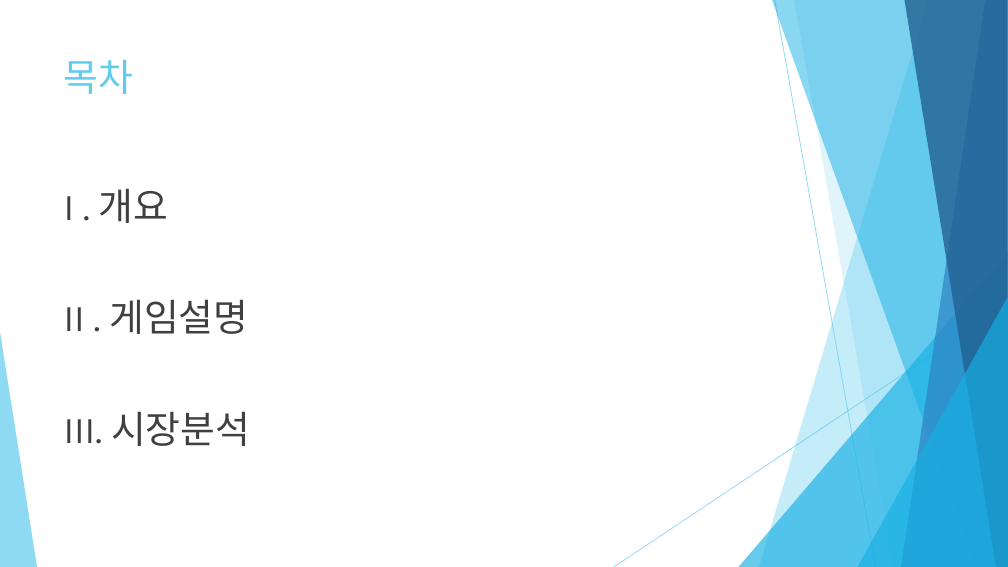
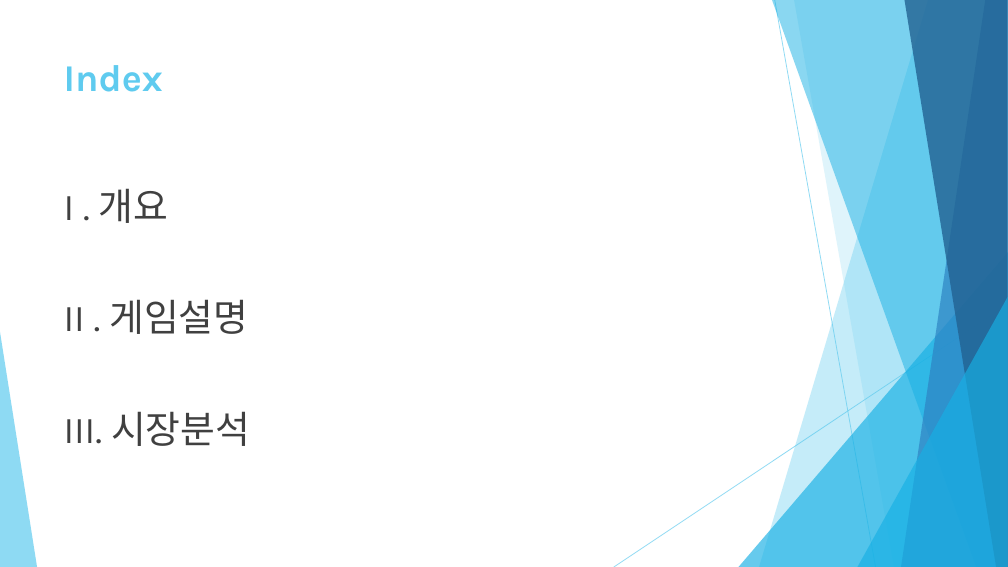
Before and after one commit to healjoo/smallprecious, a slide deck: slide 2 of 코딩교육용 퍼즐게임 제안서.pptx. Drawn at 1008x567 pixels with LibreOffice and Linux fonts; fonts in the diff are those of the drawing. Boxes give left, top, right and bottom in pixels: in the first picture for what was removed or moved away, otherwise in the second. Text is boxed around its words. In the diff, an @@ line names an element or a change of style, - is before the commit and + after.

```diff
--- a/코딩교육용 퍼즐게임 제안서.pptx
+++ b/코딩교육용 퍼즐게임 제안서.pptx
@@ title at [64,65,163,92]: text changed; bold on @@
-목차
+Index
```
Also in this commit, not shown: 7 other slides changed, 2 slides added, 1 other file.
